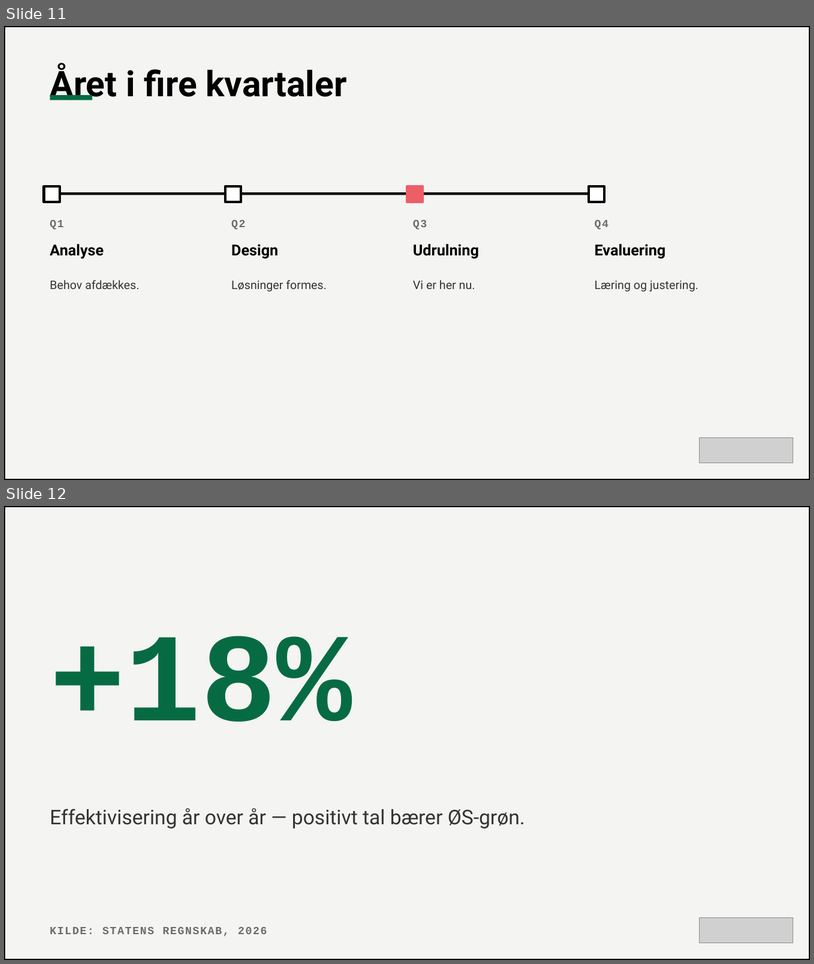
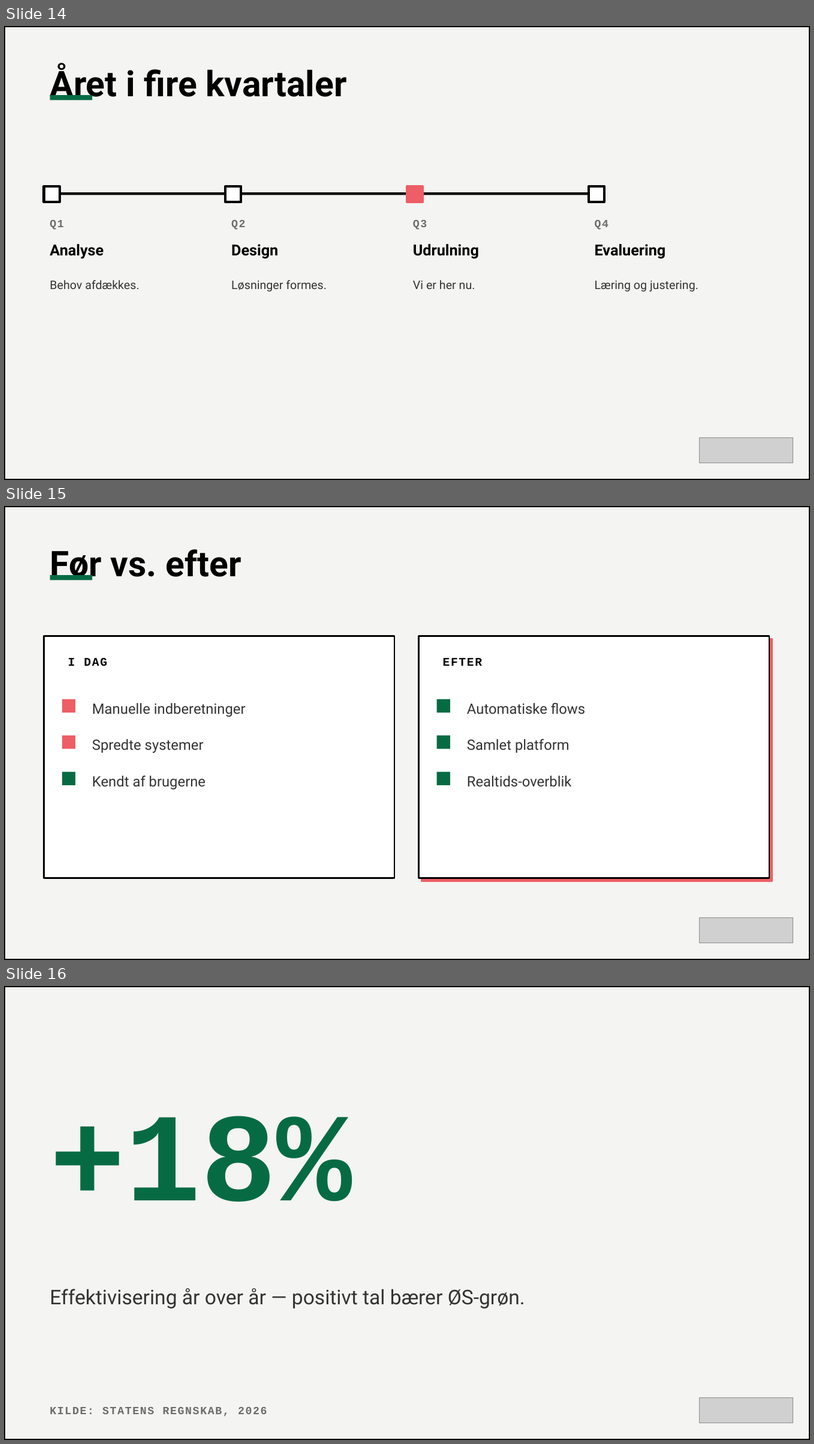
Before and after one commit to morten1415-maker/morten-slides, a slide deck: example.pptx. Shown one above the other, each under a label of ours: slides 11 and 12 before the commit, slides 14, 15 and 16 after it. The pictures are 814x964 and 814x1444 pixels, drawn with LibreOffice and Linux fonts; fonts in the diff are those of the drawing; grey boxes stand for pictures. Boxes give left, top, right and bottom in pixels: in the first picture for what was removed or moved away, otherwise in the second. Text is boxed around its words. In the diff, an @@ line names an element or a change of style, - is before the commit and + after.

```diff
--- a/example.pptx
+++ b/example.pptx
@@ slide 15 added at (x1=4, y1=506, x2=810, y2=960), background #FFFFFF @@
@@ rectangle added at (x1=4, y1=506, x2=810, y2=960), fill #F4F4F2 @@
@@ rectangle added at (x1=4, y1=506, x2=810, y2=960), outline #000000 3 pt @@
@@ text added at (x1=50, y1=549, x2=242, y2=580), 42 pt, text #000000, bold @@
+Før vs. efter
@@ rectangle added at (x1=50, y1=575, x2=92, y2=580), fill #066B43 @@
@@ rectangle added at (x1=44, y1=636, x2=395, y2=878), fill #FFFFFF, outline #000000 2 pt @@
@@ rectangle added at (x1=419, y1=636, x2=770, y2=878), fill #FFFFFF, outline #000000 2 pt @@
@@ text added at (x1=68, y1=658, x2=107, y2=666), 14 pt, text #000000, bold @@
+I DAG
@@ text added at (x1=443, y1=658, x2=482, y2=666), 14 pt, text #000000, bold @@
+EFTER
@@ rectangle added at (x1=62, y1=699, x2=75, y2=712), fill #ED5E66 @@
@@ text added at (x1=92, y1=703, x2=246, y2=717), 17 pt, text #333333 @@
+Manuelle indberetninger
@@ rectangle added at (x1=437, y1=699, x2=450, y2=712), fill #066B43 @@
@@ text added at (x1=467, y1=703, x2=585, y2=714), 17 pt, text #333333 @@
+Automatiske flows
@@ rectangle added at (x1=62, y1=735, x2=75, y2=748), fill #ED5E66 @@
@@ text added at (x1=92, y1=739, x2=204, y2=753), 17 pt, text #333333 @@
+Spredte systemer
@@ rectangle added at (x1=437, y1=735, x2=450, y2=748), fill #066B43 @@
@@ text added at (x1=467, y1=739, x2=570, y2=753), 17 pt, text #333333 @@
+Samlet platform
@@ rectangle added at (x1=62, y1=772, x2=75, y2=785), fill #066B43 @@
@@ text added at (x1=92, y1=775, x2=206, y2=789), 17 pt, text #333333 @@
+Kendt af brugerne
@@ rectangle added at (x1=437, y1=772, x2=450, y2=785), fill #066B43 @@
@@ text added at (x1=467, y1=775, x2=572, y2=787), 17 pt, text #333333 @@
+Realtids-overblik
@@ picture added at (x1=699, y1=918, x2=794, y2=943) @@
@@ what was slide 11 is now slide 14 @@
@@ what was slide 12 is now slide 16 @@
```
Also in this commit, not shown: 3 other slides added, 6 other files.
